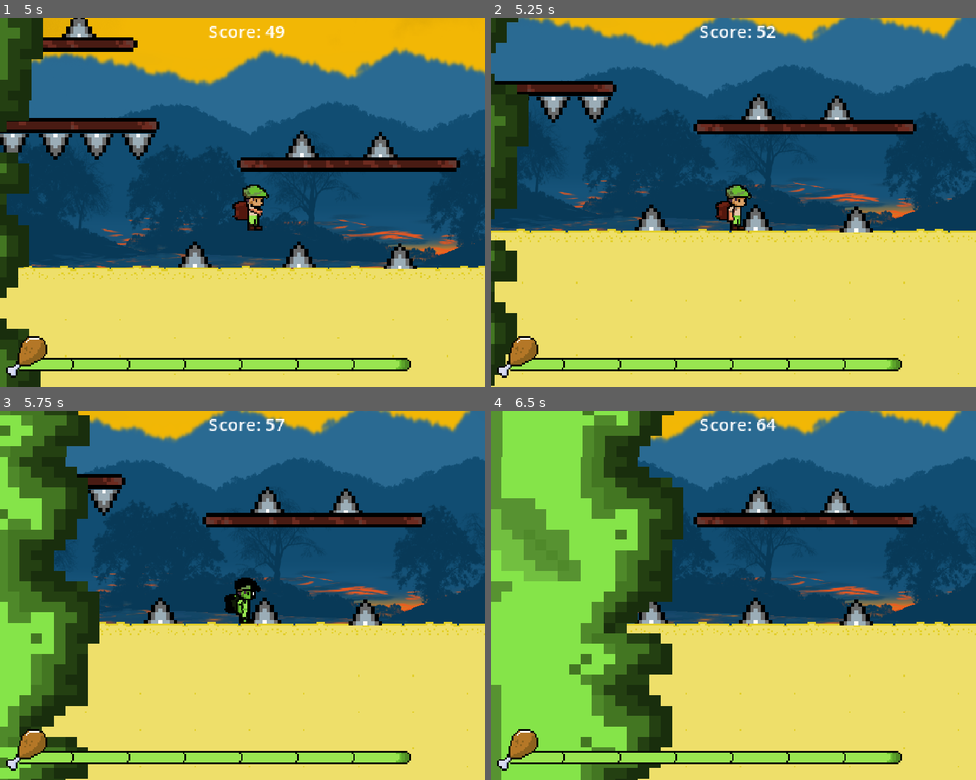
Above: before the commit, frames 1-4 (two rows, left to right).
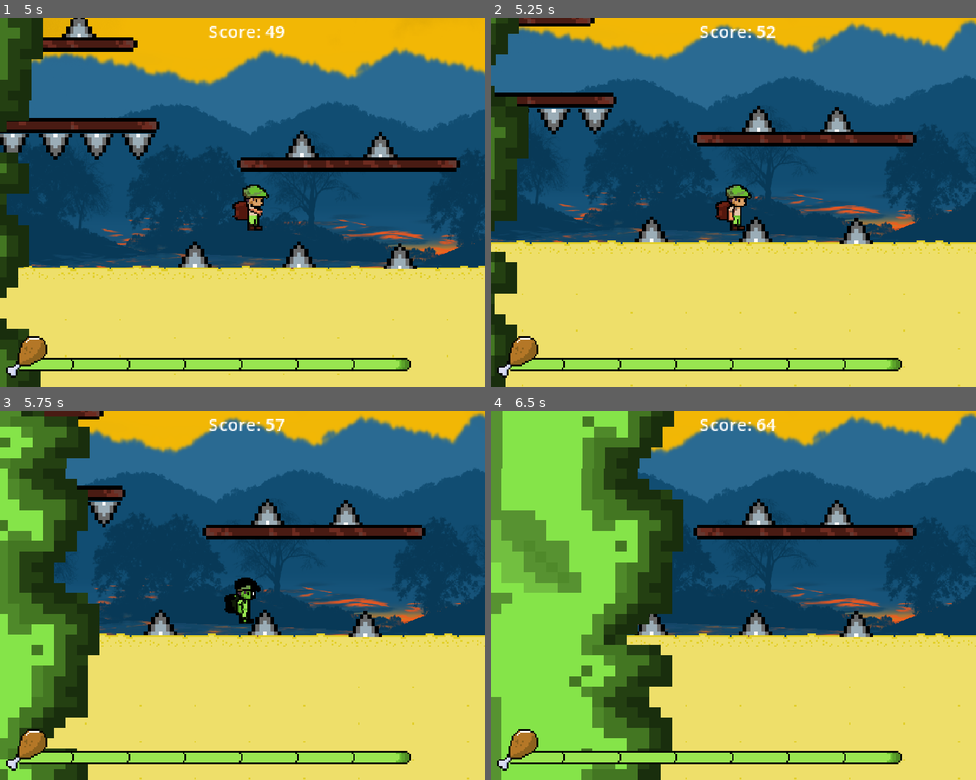
Above: after the commit, the same moments.

Repository: Overlord1304/Stormlock-Escape
Game: Godot game, scene res://scenes/main.tscn
Two runs of this game, one before a commit and one after it. Both use one fixed random seed, a clock stepped at 60 frames per second and the inputs below.
Inputs:
- Up to frame 1 (5 s): tap Enter at 0.5 s; hold Up (ui_up) 0.53-1.28 s; hold Right (ui_right) 0.53-2.03 s; tap Alt at 1.35, 3.6 s; tap Up (ui_up) at 1.52, 1.55, 1.82, 2.85, 3.02, 3.32, 4.52, 4.55, 4.82 s; hold Up (ui_up) 2.03-2.78 s; hold Left (ui_left) 2.03-4.28 s; tap Shift at 2.1, 4.35 s; hold Up (ui_up) 3.53-4.28 s; hold Right (ui_right) from 4.28 s (still down)
- Up to frame 2 (5.25 s): keep holding Right (ui_right); hold Up (ui_up) from 5.03 s (still down)
- Up to frame 3 (5.75 s): keep holding Right (ui_right); keep holding Up (ui_up)
- Up to frame 4 (6.5 s): keep holding Right (ui_right); release Up (ui_up) at 5.78 s; tap Alt at 5.85 s; tap Up (ui_up) at 6.02, 6.05, 6.32 s

Frame 1 is identical in both runs. In frame 2, 22% of the frame differs, in the area x 0-100%, y 0-100%; in frame 3, 23%; in frame 4, 22%.

Commit message:
added some features to make the game feel better

Diff:
--- a/scripts/player.gd
+++ b/scripts/player.gd
@@ -9,22 +9,32 @@
 @onready var hunger_bar = $hungerbar/AnimatedSprite2D
 var hunger_timer = 0.0
 var hunger = 8
+
+# --- Jump buffer & coyote time ---
+var jump_buffer_time = 0.1
+var jump_buffer_timer = 0.0
+var coyote_time = 0.1
+var coyote_timer = 0.0
+var is_on_ground = false
+
 var can_move = true
 var jump_done = false
 var is_dead = false
 var jump_timer := 0.0
 var is_jumping := false
+
 @onready var left = $left
 @onready var right = $right
+
 func _ready():
 	anim.play("idle")
+
 func _physics_process(delta):
 	if not is_on_floor():
 		velocity.y += gravity * delta
 
-
+	# Stop movement if needed
 	if not can_move:
-
 		move_and_slide()
 		return
 
@@ -36,12 +46,29 @@
 
 	update_hitboxes()
 
-	if Input.is_action_just_pressed("ui_up") and is_on_floor():
+	# --- Timers ---
+	if jump_buffer_timer > 0:
+		jump_buffer_timer -= delta
+	if coyote_timer > 0:
+		coyote_timer -= delta
+
+	is_on_ground = is_on_floor()
+	if is_on_ground:
+		coyote_timer = coyote_time
+
+	# --- Jump buffering input ---
+	if Input.is_action_just_pressed("ui_up"):
+		jump_buffer_timer = jump_buffer_time
+
+	# --- Jump conditions ---
+	if jump_buffer_timer > 0 and coyote_timer > 0:
 		velocity.y = jump_force
 		is_jumping = true
 		jump_timer = 0.0
 		anim.play("jump")
+		jump_buffer_timer = 0.0  # reset buffer after jump
 
+	# --- Variable jump height ---
 	if Input.is_action_pressed("ui_up") and is_jumping:
 		jump_timer += delta
 		if jump_timer < jump_hold_time:
@@ -51,6 +78,7 @@
 
 	move_and_slide()
 
+	# --- Animations ---
 	if not is_on_floor():
 		if anim.animation == "jump" and not anim.is_playing():
 			if direction == 0:
@@ -61,6 +89,8 @@
 		anim.play("idle")
 	else:
 		anim.play("walk")
+
+	# --- Hunger system ---
 	hunger_timer += delta
 	if hunger_timer > 7.5:
 		hunger_timer = 0
@@ -69,57 +99,52 @@
 		hunger_bar.update_hunger(hunger)
 	if hunger_bar.frame == 7:
 		die_to_spike()
+
+
 func update_hitboxes():
 	if anim.flip_h:
-
 		left.disabled = false
 		right.disabled = true
 	else:
-
 		left.disabled = true
 		right.disabled = false
-#rip functions
+
+
+# --- Death ---
 func die():
 	if is_dead:
 		return
-	is_dead=true
-
-
+	is_dead = true
 	velocity = Vector2.ZERO
 	set_process(false)
 	set_physics_process(false)
-
 	anim.play("death")
 	await anim.animation_finished
+	get_tree().reload_current_scene()
 
-
-	get_tree().reload_current_scene()
 func die_to_spike():
 	if is_dead:
 		return
 	is_dead = true
-
 	velocity = Vector2.ZERO
 	set_process(false)
 	set_physics_process(false)
-
 	anim.play("death")
 	await anim.animation_finished
-
 	get_tree().reload_current_scene()
 
-#stormspeed
+
+# --- Storm Speed ---
 func _on_stormdetector_body_entered(body):
 	if body.is_in_group("storm"):
 		body.reduce_speed()
-
-
 
 func _on_stormdetector_body_exited(body):
 	if body.is_in_group("storm"):
 		body.increase_speed()
 
-#hunger
+
+# --- Hunger refill ---
 func _on_food_collected():
-	hunger = clamp(hunger + 2,0,8)
+	hunger = clamp(hunger + 2, 0, 8)
 	hunger_bar.update_hunger(hunger)
